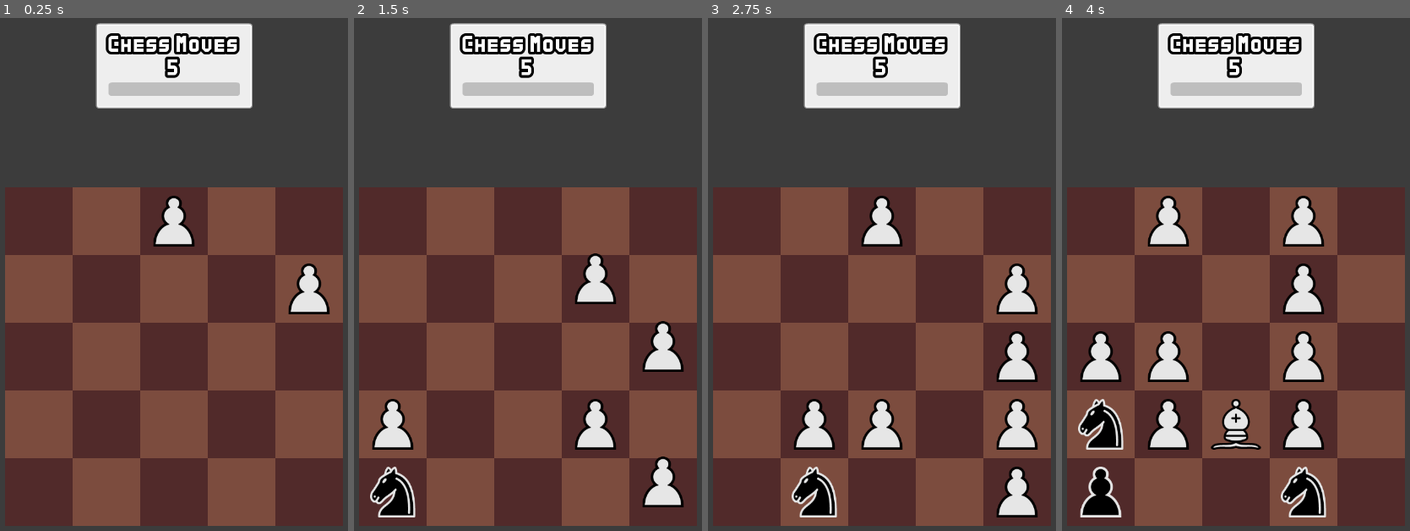
Above: before the commit, frames 1-4 (left to right).
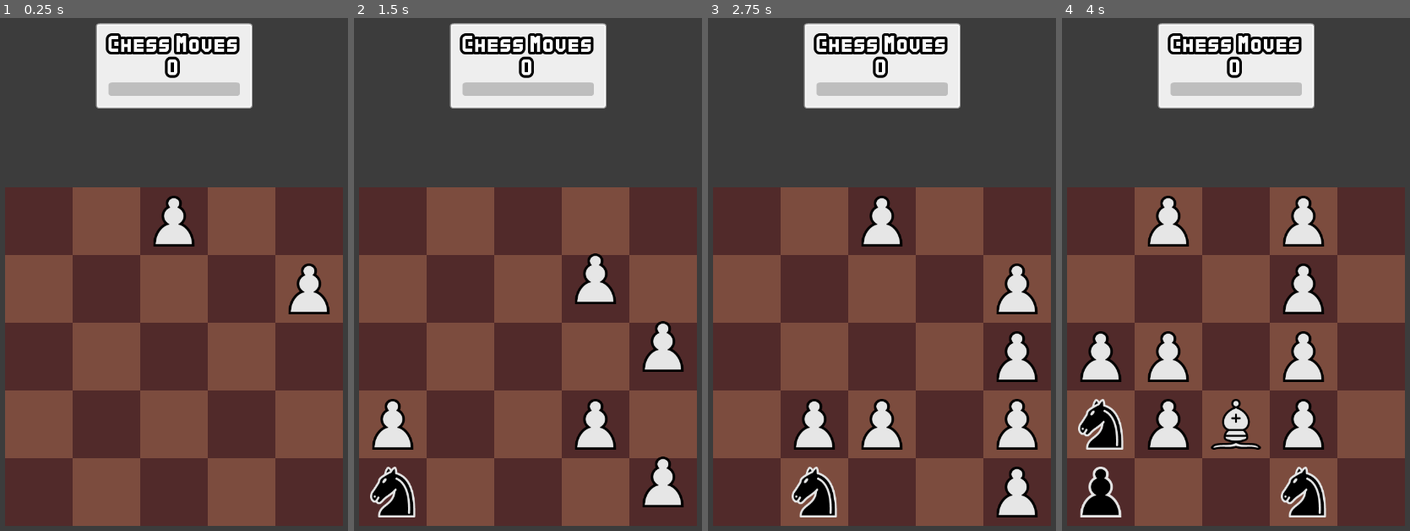
Above: after the commit, the same moments.

Repository: abaker-skudlarek/ChessTiles
Game: Godot game, scene res://Scenes/main.tscn
Two runs of this game, one before a commit and one after it. Both use one fixed random seed, a clock stepped at 60 frames per second and the inputs below. The engine's default icon, where the game draws it, is replaced by a stand-in: a white triangle on a blue panel in a dark square.
Inputs (mouse positions are in pixels of both pictures, inside the frame that each line leads up to):
- Up to frame 1 (0.25 s): no input
- Up to frame 2 (1.5 s): tap Enter at 0.5 s; move the mouse to (611, 320) at 0.52 s; hold Right (slide_move_right) 0.53-1.28 s; click (611, 320) at 0.67 s; tap Space at 1.25 s; move the mouse to (392, 489) at 1.27 s; hold Down (slide_move_down) from 1.28 s (still down); click (392, 489) at 1.42 s
- Up to frame 3 (2.75 s): tap Enter at 2 s; move the mouse to (920, 207) at 2.02 s; release Down (slide_move_down) at 2.03 s; hold Right (slide_move_right) from 2.03 s (still down)
- Up to frame 4 (4 s): tap Space at 2.75 s; move the mouse to (1218, 489) at 2.77 s; release Right (slide_move_right) at 2.78 s; hold Up (slide_move_up) 2.78-3.53 s; click (1218, 489) at 2.92 s; tap Enter at 3.5 s; move the mouse to (1350, 459) at 3.52 s; hold Left (slide_move_left) from 3.53 s (still down)

The runs differ from the first frame. In frame 1, less than 0.1% of the frame differs, in the area x 47-52%, y 7-12%; in frame 2, less than 0.1%; in frame 3, less than 0.1%; in frame 4, less than 0.1%.

Commit message:
intermittent commit

Diff:
--- a/Scenes/Pieces/Enemy/enemy_piece_base.tscn
+++ b/Scenes/Pieces/Enemy/enemy_piece_base.tscn
@@ -1,7 +1,43 @@
-[gd_scene load_steps=4 format=3 uid="uid://cb3swvs5fb3cc"]
+[gd_scene load_steps=7 format=3 uid="uid://cb3swvs5fb3cc"]
 
 [ext_resource type="Script" path="res://Scripts/Game/Pieces/enemy_piece_base.gd" id="1_dsfhh"]
 [ext_resource type="Texture2D" uid="uid://bleeup1fdwl0j" path="res://icon.svg" id="2_8nfsi"]
+
+[sub_resource type="Animation" id="Animation_he60j"]
+resource_name = "score_piece"
+tracks/0/type = "value"
+tracks/0/imported = false
+tracks/0/enabled = true
+tracks/0/path = NodePath(".:position")
+tracks/0/interp = 2
+tracks/0/loop_wrap = true
+tracks/0/keys = {
+"times": PackedFloat32Array(0, 0.5, 1),
+"transitions": PackedFloat32Array(1, 2, 1),
+"update": 0,
+"values": [Vector2(0, 0), Vector2(2.08165e-12, -100), Vector2(0, 0)]
+}
+
+[sub_resource type="Animation" id="Animation_8h2bu"]
+length = 0.001
+tracks/0/type = "value"
+tracks/0/imported = false
+tracks/0/enabled = true
+tracks/0/path = NodePath(".:position")
+tracks/0/interp = 1
+tracks/0/loop_wrap = true
+tracks/0/keys = {
+"times": PackedFloat32Array(0),
+"transitions": PackedFloat32Array(1),
+"update": 0,
+"values": [Vector2(0, 0)]
+}
+
+[sub_resource type="AnimationLibrary" id="AnimationLibrary_rvynk"]
+_data = {
+"RESET": SubResource("Animation_8h2bu"),
+"score_piece": SubResource("Animation_he60j")
+}
 
 [sub_resource type="RectangleShape2D" id="RectangleShape2D_qocdt"]
 size = Vector2(128, 128)
@@ -12,5 +48,10 @@
 [node name="Sprite2D" type="Sprite2D" parent="."]
 texture = ExtResource("2_8nfsi")
 
+[node name="AnimationPlayer" type="AnimationPlayer" parent="Sprite2D"]
+libraries = {
+"": SubResource("AnimationLibrary_rvynk")
+}
+
 [node name="CollisionShape2D" type="CollisionShape2D" parent="."]
 shape = SubResource("RectangleShape2D_qocdt")
--- a/Scenes/Pieces/Player/player_piece_base.tscn
+++ b/Scenes/Pieces/Player/player_piece_base.tscn
@@ -1,7 +1,43 @@
-[gd_scene load_steps=4 format=3 uid="uid://cvn0p8a62h25h"]
+[gd_scene load_steps=7 format=3 uid="uid://cvn0p8a62h25h"]
 
 [ext_resource type="Script" path="res://Scripts/Game/Pieces/player_piece_base.gd" id="1_g7hxw"]
 [ext_resource type="Texture2D" uid="uid://bleeup1fdwl0j" path="res://icon.svg" id="2_7binw"]
+
+[sub_resource type="Animation" id="Animation_he60j"]
+resource_name = "score_piece"
+tracks/0/type = "value"
+tracks/0/imported = false
+tracks/0/enabled = true
+tracks/0/path = NodePath(".:position")
+tracks/0/interp = 2
+tracks/0/loop_wrap = true
+tracks/0/keys = {
+"times": PackedFloat32Array(0, 0.5, 1),
+"transitions": PackedFloat32Array(1, 2, 1),
+"update": 0,
+"values": [Vector2(0, 0), Vector2(2.08165e-12, -100), Vector2(0, 0)]
+}
+
+[sub_resource type="Animation" id="Animation_8h2bu"]
+length = 0.001
+tracks/0/type = "value"
+tracks/0/imported = false
+tracks/0/enabled = true
+tracks/0/path = NodePath(".:position")
+tracks/0/interp = 1
+tracks/0/loop_wrap = true
+tracks/0/keys = {
+"times": PackedFloat32Array(0),
+"transitions": PackedFloat32Array(1),
+"update": 0,
+"values": [Vector2(0, 0)]
+}
+
+[sub_resource type="AnimationLibrary" id="AnimationLibrary_rvynk"]
+_data = {
+"RESET": SubResource("Animation_8h2bu"),
+"score_piece": SubResource("Animation_he60j")
+}
 
 [sub_resource type="RectangleShape2D" id="RectangleShape2D_uq0vk"]
 size = Vector2(128, 128)
@@ -12,5 +48,12 @@
 [node name="Sprite2D" type="Sprite2D" parent="."]
 texture = ExtResource("2_7binw")
 
+[node name="AnimationPlayer" type="AnimationPlayer" parent="Sprite2D"]
+libraries = {
+"": SubResource("AnimationLibrary_rvynk")
+}
+
 [node name="CollisionShape2D" type="CollisionShape2D" parent="."]
 shape = SubResource("RectangleShape2D_uq0vk")
+
+[connection signal="animation_finished" from="Sprite2D/AnimationPlayer" to="." method="_on_animation_player_animation_finished"]
--- a/Scripts/Game/Pieces/enemy_piece_base.gd
+++ b/Scripts/Game/Pieces/enemy_piece_base.gd
@@ -16,3 +16,14 @@
 func _input_event(_viewport: Viewport, event:InputEvent, _shape_idx: int) -> void:
 	if event is InputEventMouseButton and event.button_index == MOUSE_BUTTON_LEFT and event.is_pressed():
 		SignalBus.emit_signal("enemy_piece_clicked", position, piece_name)
+
+# ------------------------------------------------------------------------------------------------ #
+# -- Public Functions -- #
+# ------------------------------------------------------------------------------------------------ #
+
+func score_piece() -> void:
+	# TODO: need to wait for the animation to finish, before we return
+	$Sprite2D/AnimationPlayer.play("score_piece")
+	await $Sprite2D/AnimationPlayer.animation_finished
+
+# ------------------------------------------------------------------------------------------------ #
--- a/Scripts/Game/Pieces/player_piece_base.gd
+++ b/Scripts/Game/Pieces/player_piece_base.gd
@@ -58,3 +58,12 @@
 func calculate_possible_moves(_board: Array, _current_grid_location: Vector2, _board_width: int, _board_height: int) -> Dictionary:
 	printerr("!!! BASE CLASS FUNCTION CALLED: calculate_possible_moves() in PlayerPieceBase !!!")
 	return {}
+
+# ------------------------------------------------------------------------------------------------ #
+
+func score_piece() -> void:
+	# TODO: need to wait for the animation to finish, before we return
+	$Sprite2D/AnimationPlayer.play("score_piece")
+	await $Sprite2D/AnimationPlayer.animation_finished
+
+# ------------------------------------------------------------------------------------------------ #
--- a/Scripts/Managers/end_game_scorer.gd
+++ b/Scripts/Managers/end_game_scorer.gd
@@ -40,11 +40,13 @@
 
 	for i in _final_board.size():
 		for j: int in _final_board[i].size():
+			var piece: Node = _final_board[i][j]
 			print("-------------------")
-			print("piece_name: ", _final_board[i][j].piece_name)
-			print("piece_score: ", _piece_values[_final_board[i][j].piece_name])
-			_total_score += _piece_values[_final_board[i][j].piece_name]
+			print("piece_name: ", piece.piece_name)
+			print("piece_score: ", _piece_values[piece.piece_name])
+			_total_score += _piece_values[piece.piece_name]
 			print("_total_score: ", _total_score)
+			piece.score_piece()
 
 	print("_total score: ", _total_score)
 
--- a/Scripts/Managers/game_manager.gd
+++ b/Scripts/Managers/game_manager.gd
@@ -17,6 +17,7 @@
 	CHESS_MOVE,
 	MERGING,
 	SCORING,
+	ANIMATING,
 	GAME_OVER,
 }
 
@@ -28,7 +29,7 @@
 	ERROR,			  # Default state
 }
 
-const INITIAL_CHESS_MOVES: int = 5
+const INITIAL_CHESS_MOVES: int = 0 # 5
 # NOTE: I'm putting this here in the game manager because multiple scripts need to use these states
 const PLAYER_FAMILY: String = "player"
 const ENEMY_FAMILY: String = "enemy"
--- a/Scripts/Managers/signal_bus.gd
+++ b/Scripts/Managers/signal_bus.gd
@@ -50,3 +50,10 @@
 # -- End Game Scorer Signals -- #
 # ------------------------------------------------------------------------------------------------ #
 signal end_game_score_calculated(end_game_score: int)
+
+
+# ------------------------------------------------------------------------------------------------ #
+# -- Temp/Testing Signals -- #
+# ------------------------------------------------------------------------------------------------ #
+
+signal button_pressed
